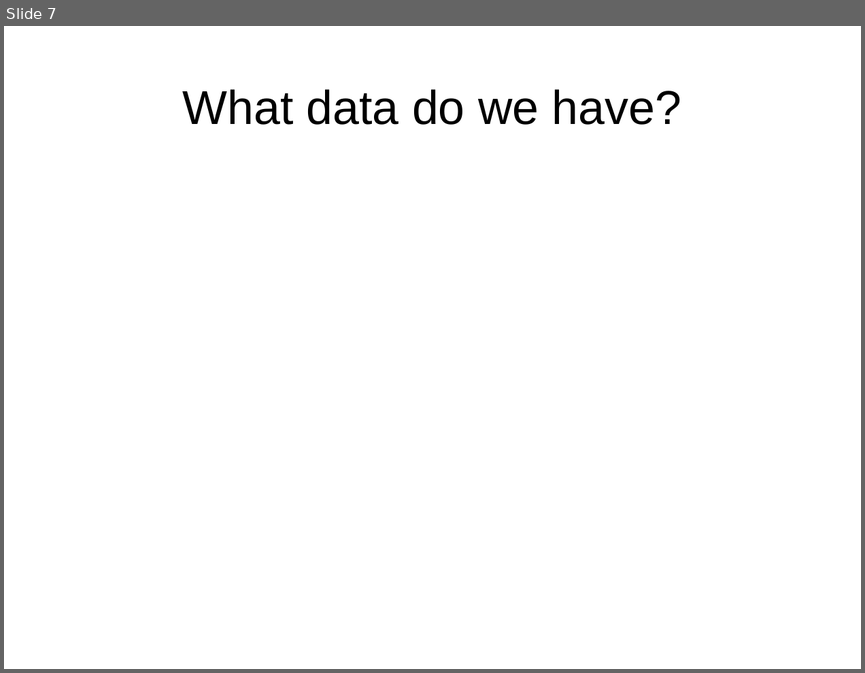
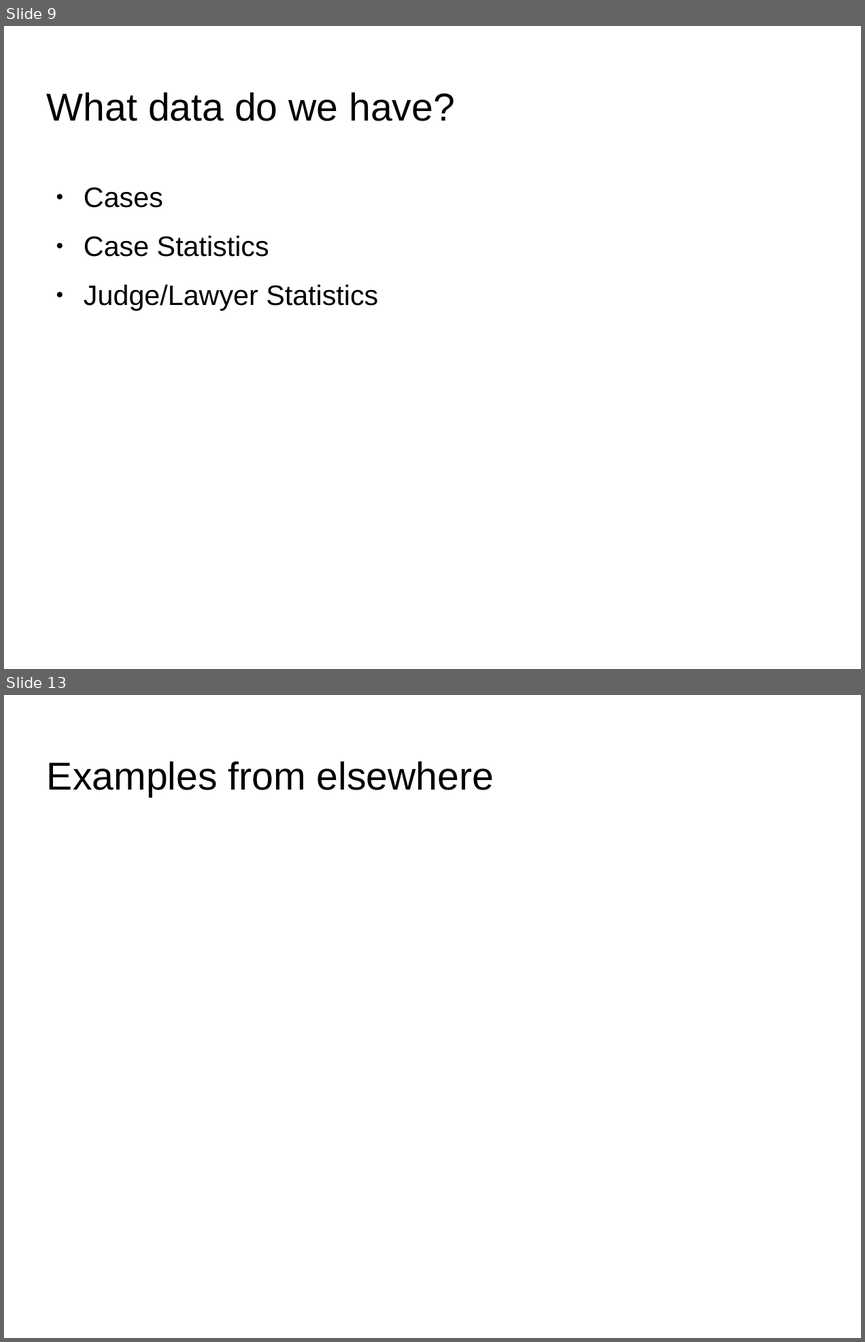
Before and after one commit to utecht/public_data, a slide deck: public_data.odp. Shown one above the other, each under a label of ours: slide 7 before the commit, slides 9 and 13 after it; the slides between them are not shown. The pictures are 865x673 and 865x1342 pixels, drawn with LibreOffice and Linux fonts; fonts in the diff are those of the drawing; background and template pictures are left out. Boxes give left, top, right and bottom in pixels: in the first picture for what was removed or moved away, otherwise in the second. Text is boxed around its words. In the diff, an @@ line names an element or a change of style, - is before the commit and + after.

```diff
--- a/public_data.odp
+++ b/public_data.odp
@@ slide 13 added at [4, 695, 861, 1338], background picture (left out) @@
@@ title added at [47, 761, 494, 797], 36 pt, text #000000 @@
+Examples from elsewhere
@@ what was slide 7 is now slide 9 @@
@@ slide 9 changed as well @@
@@ title "What data do we have?": place and size @@
-title "What data do we have?" at [183, 89, 681, 125]
+title "What data do we have?" at [47, 92, 455, 121]
@@ title "What data do we have?" at [47, 92, 455, 121]: size 44 to 36 pt; alignment centre to left @@
@@ text added at [84, 187, 378, 310], 26 pt, text #000000 @@
+● Cases
+● Case Statistics
+● Judge/Lawyer Statistics
```
Also in this commit, not shown: 12 other slides changed, 3 other slides added, 4 slides removed.
